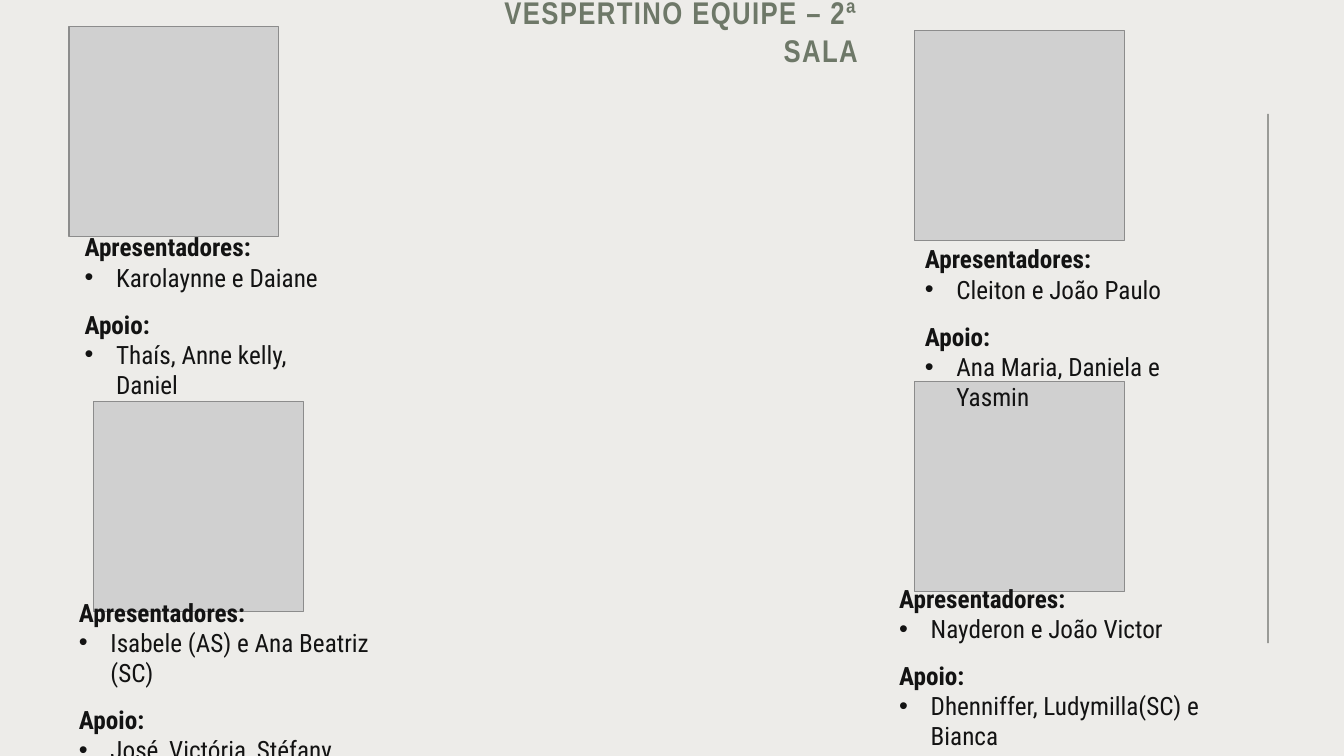
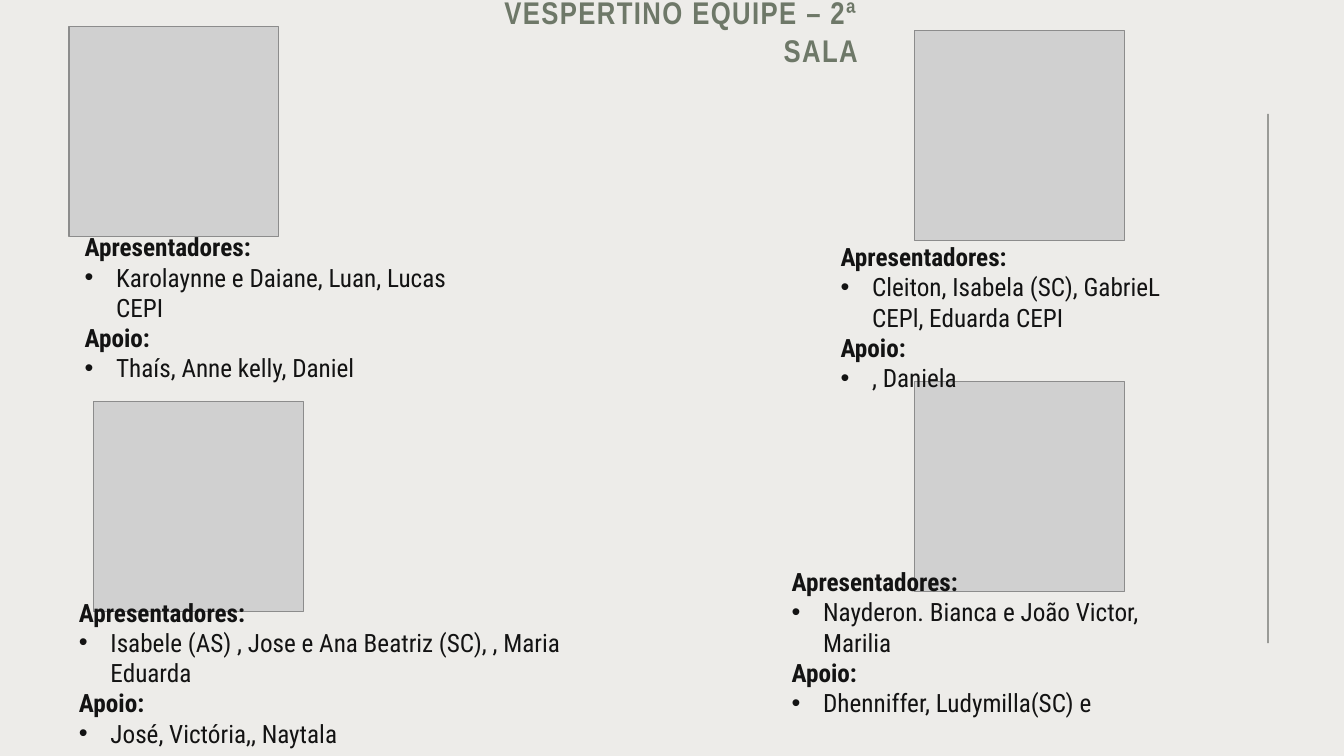
Before and after one commit to isaqlle/desafio_mundoSENAI, a slide deck: slide 3 of document/Divisão Salas - Mundo SENAI.pptx (slide 4 before the commit). Drawn at 1344x756 pixels with LibreOffice and Linux fonts; fonts in the diff are those of the drawing; grey boxes stand for pictures. Boxes give left, top, right and bottom in pixels: in the first picture for what was removed or moved away, otherwise in the second. Text is boxed around its words. In the diff, an @@ line names an element or a change of style, - is before the commit and + after.

```diff
--- a/document/Divisão Salas - Mundo SENAI.pptx
+++ b/document/Divisão Salas - Mundo SENAI.pptx
@@ text "Apresentadores:": place and size @@
-text "Apresentadores:" at box(925, 249, 1161, 382)
+text "Apresentadores:" at box(841, 247, 1161, 393)
@@ text at box(116, 268, 446, 318): text changed @@
-• Karolaynne e Daiane
+• Karolaynne e Daiane, Luan, Lucas CEPI
@@ text at box(872, 276, 1161, 331): text changed @@
-• Cleiton e João Paulo
+• Cleiton, Isabela (SC), GabrieL CEPl, Eduarda CEPI
@@ text at box(883, 368, 957, 393): text changed @@
-• Ana Maria, Daniela e Yasmin
+• , Daniela
@@ text "Apresentadores:": place and size @@
-text "Apresentadores:" at box(899, 585, 1199, 721)
+text "Apresentadores:" at box(792, 568, 1138, 718)
@@ text at box(823, 602, 1138, 653): text changed @@
-• Nayderon e João Victor
+• Nayderon. Bianca e João Victor, Marilia
@@ text at box(110, 632, 560, 683): text changed @@
-• Isabele (AS) e Ana Beatriz (SC)
+• Isabele (AS) , Jose e Ana Beatriz (SC), , Maria Eduarda
@@ text at box(823, 692, 1092, 718): text changed @@
-• Dhenniffer, Ludymilla(SC) e Bianca
+• Dhenniffer, Ludymilla(SC) e
@@ text at box(110, 724, 337, 749): text changed @@
-• José, Victória, Stéfany, Naytala
+• José, Victória,, Naytala
```
Also in this commit, not shown: 2 other slides changed, 1 slide removed, 3 other files.
